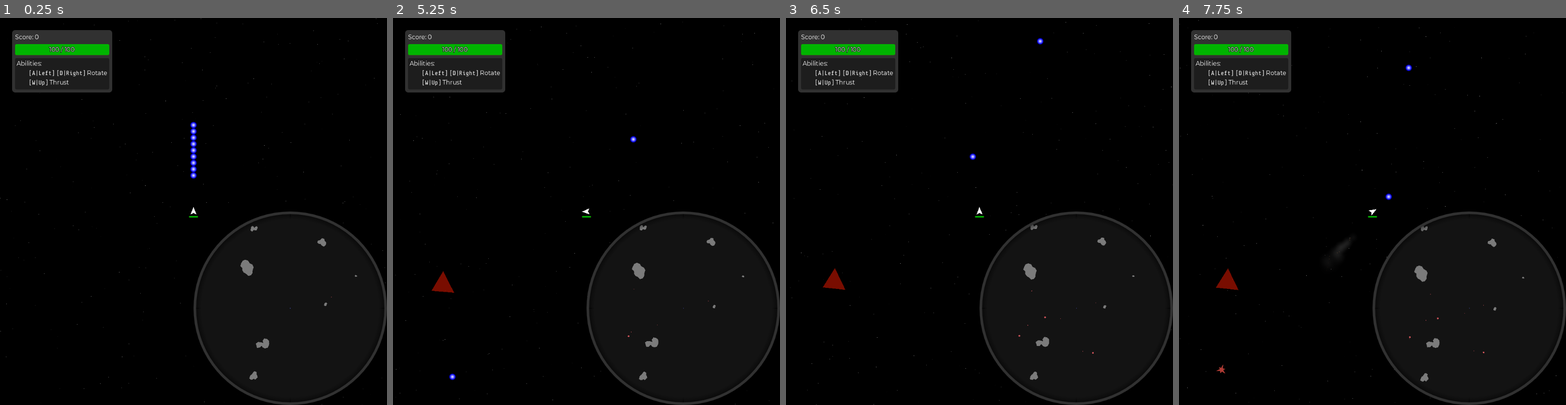
Above: before the commit, frames 1-4 (left to right).
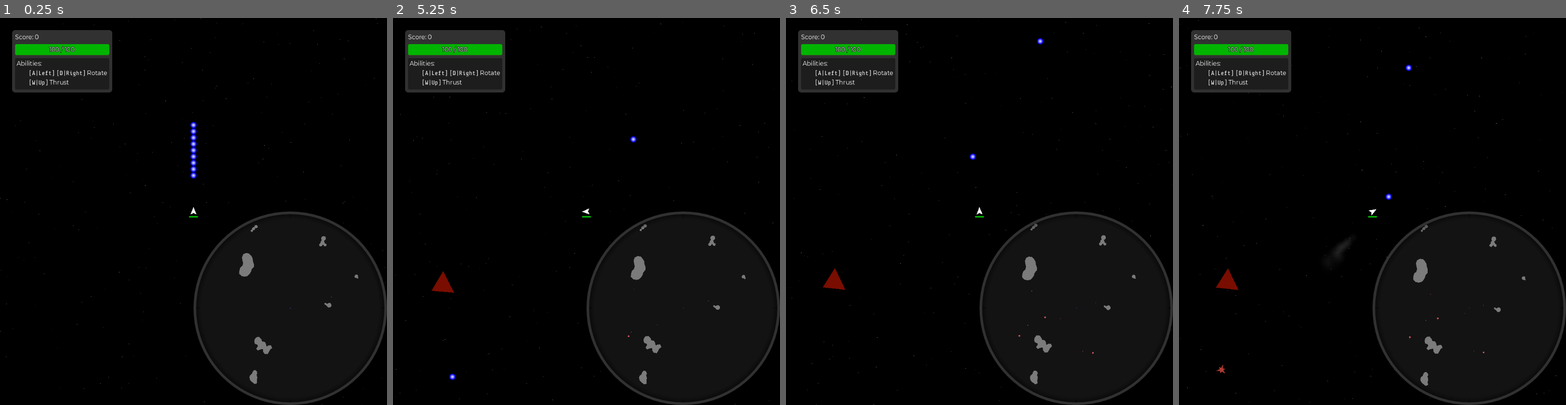
Above: after the commit, the same moments.

Repository: Trantarius/ArcadeGame
Game: Godot game, scene res://main.tscn
Two runs of this game, one before a commit and one after it. Both use one fixed random seed, a clock stepped at 60 frames per second and the inputs below. The engine's default icon, where the game draws it, is replaced by a stand-in: a white triangle on a blue panel in a dark square.
Inputs (mouse positions are in pixels of both pictures, inside the frame that each line leads up to):
- Up to frame 1 (0.25 s): no input
- Up to frame 2 (5.25 s): move the mouse to (671, 192) at 0.52 s; hold D (right) 0.53-1.28 s; move the mouse to (509, 230) at 1.27 s; hold S (back) 1.28-2.03 s; move the mouse to (625, 126) at 2.02 s; hold D (right) 2.03-2.78 s; tap Enter at 2.75 s; move the mouse to (567, 288) at 2.77 s; hold W (forward) 2.78-3.53 s; move the mouse to (702, 269) at 3.52 s; hold A (left) 3.53-5.03 s; move the mouse to (470, 153) at 4.27 s; move the mouse to (605, 211) at 5.02 s; hold S (back) from 5.03 s (still down)
- Up to frame 3 (6.5 s): move the mouse to (921, 114) at 5.77 s; release S (back) at 5.78 s; hold D (right) from 5.78 s (still down)
- Up to frame 4 (7.75 s): move the mouse to (1457, 192) at 6.52 s; release D (right) at 6.53 s; hold W (forward) 6.53-7.28 s; move the mouse to (1295, 230) at 7.27 s; hold D (right) from 7.28 s (still down)

The runs differ from the first frame. In frame 1, 0.3% of the frame differs, in the area x 61-93%, y 53-95%; in frame 2, 0.3%; in frame 3, 0.3%, in the area x 61-91%, y 53-95%; in frame 4, 0.3%.

Commit message:
asteroid avoidance

Diff:
--- a/asteroid/asteroid.gd
+++ b/asteroid/asteroid.gd
@@ -1,45 +1,24 @@
-@tool
 class_name Asteroid
 extends RigidBody2D
 
-@export var noise:FastNoiseLite:
-	set(to):
-		if(is_instance_valid(noise)):
-			noise.changed.disconnect(generate)
-		noise=to
-		noise.changed.connect(generate)
-		generate()
+@export var noise:FastNoiseLite
 
 ## Amount of deformation on the asteroid's shape.
-@export_range(0,1) var noise_strength:float:
-	set(to):
-		noise_strength=to
-		generate()
-
-## Size of the asteroid.
-@export var radius:float=256:
-	set(to):
-		radius=to
-		generate()
+@export_range(0,1) var noise_strength:float
+
+## Approximate size of the asteroid.
+@export var radius:float=256
 
 ## Maximum scaling of the shape along a single axis.
-@export_range(0,1) var stretch_limit:float=0.3:
-	set(to):
-		stretch_limit=to
-		generate()
+@export_range(0,1) var stretch_limit:float=0.3
 
 ## Minimum distance between adjacent points on the polygon.
-@export var resolution:float=16:
-	set(to):
-		if(to>8):
-			resolution=to
-			generate()
+@export var resolution:float=16
 
 ## A parameter to control the strength of the polygon complexity reduction.
-@export_range(0,0.2) var curvature_limit:float=0.01:
-	set(to):
-		curvature_limit=to
-		generate()
+@export_range(0,0.2) var curvature_limit:float=0.01
+
+@export_flags_avoidance var avoidance_layer:int
 
 var polygon:PackedVector2Array
 var polygon_low:PackedVector2Array
@@ -95,94 +74,149 @@
 	var done_signal:Signal = Signal(done_object, "done")
 
 	var thread_func:Callable=func()->void:
-		var poly:PackedVector2Array = []
+		var ret:Dictionary={&'poly':PackedVector2Array(), &'poly_low':PackedVector2Array(), &'chunks':Array(), &'time':Time.get_ticks_usec()}
 		var rand:RandomNumberGenerator = RandomNumberGenerator.new()
 		rand.seed = _noise.seed
 		var stretch:float = rand.randf()*_stretch_limit
 		var rot:float = TAU*rand.randf()
 		_noise.set_block_signals(true)
-		_noise.frequency = 4.0/_radius
+		_noise.frequency = 1.0/_radius
 		_noise.set_block_signals(false)
 
-		for s:int in range(8):
-			var subshape:PackedVector2Array=[]
-			var bias:Vector2 = Vector2(
-				rand.randf_range(-1,1)*_radius/2,
-				rand.randf_range(-1,1)*_radius/2)
-			bias *= Vector2(1+stretch,1-stretch)
-			bias = bias.rotated(rot)
-			for p:int in range(32):
-				var point:Vector2 = Vector2.from_angle(rand.randf()*TAU)*rand.randf()*_radius/2.5
-				subshape.push_back(point+bias)
-			subshape = Geometry2D.convex_hull(subshape)
-			poly = Geometry2D.merge_polygons(poly,subshape)[0]
-		poly = change_poly_resolution(poly,_radius/4)
-		var ret:Dictionary = {'poly_low':poly.duplicate()}
-
-		var normals:PackedVector2Array = calc_poly_normals(poly)
-		for n:int in range(poly.size()):
-			var nval:float = _noise.get_noise_2dv(poly[n])
-			poly[n] += normals[n] * nval * _noise_strength * _radius
-
-		poly = change_poly_resolution(poly,_resolution)
-
-		normals = calc_poly_normals(poly)
-		for n:int in range(poly.size()):
-			var nval:float = _noise.get_noise_2dv(poly[n])
-			poly[n] += normals[n] * nval * _noise_strength * _radius
-
-		poly = change_poly_resolution(poly,_resolution)
-		poly = optimize_curvature(poly,_curvature_limit)
-		if(is_polygon_self_intersecting(poly)):
-			poly=[]
-		ret['poly'] = poly
+		var chunk_count:int = rand.randi()%2 + rand.randi()%2 + rand.randi()%2 + rand.randi()%2 + 2
+		var max_chunk_radius:float = _radius*0.75
+		var min_chunk_radius:float = _radius*0.25
+		var chunk_verts:int = 16
+		var chunk_min_penetration_ratio:float = 1-cos(TAU/chunk_verts/2)
+		var chunk_max_penetration_ratio:float = 1
+
+		while(ret.chunks.size()<chunk_count):
+			var cpos:Vector2 = Vector2(rand.randfn(0,_radius/2),rand.randfn(0,_radius/2))
+			cpos = (cpos*Vector2(1+stretch,1-stretch)).rotated(rot)
+			var crad:float = rand.randf_range(min_chunk_radius,max_chunk_radius)
+			if(ret.chunks.is_empty()):
+				cpos=Vector2.ZERO
+				ret.chunks.push_back({&'position':cpos,&'radius':crad})
+			else:
+				var keep:bool = false
+				for other:Dictionary in ret.chunks:
+					var max_pen:float = min(crad,other.radius)*chunk_max_penetration_ratio
+					var min_pen:float = chunk_min_penetration_ratio*(crad+other.radius)
+					var pen:float = crad+other.radius - (cpos-other.position).length()
+					# must not exceed max_pen with any other chunk
+					if(pen>max_pen):
+						keep=false
+						break
+					# must exceed min_pen with exactly one other chunk
+					if(pen>min_pen):
+						if(keep):
+							keep=false
+							break
+						else:
+							keep=true
+				if(keep):
+					ret.chunks.push_back({&'position':cpos,&'radius':crad})
+
+		var avg_cpos:Vector2
+		var tot_weight:float
+		for chunk:Dictionary in ret.chunks:
+			avg_cpos += chunk.position * chunk.radius
+			tot_weight += chunk.radius
+		avg_cpos /= tot_weight
+		for chunk:Dictionary in ret.chunks:
+			chunk.position -= avg_cpos
+
+		var extent:float = 0
+		for chunk:Dictionary in ret.chunks:
+			extent=max(chunk.position.length()+chunk.radius,extent)
+		var rescale:float = _radius/extent
+		for chunk:Dictionary in ret.chunks:
+			chunk.position *= rescale
+			chunk.radius *= rescale
+
+		for chunk:Dictionary in ret.chunks:
+			var cpoly:PackedVector2Array
+			for v:int in range(chunk_verts):
+				cpoly.push_back(chunk.position + chunk.radius * Vector2.from_angle(v*TAU/chunk_verts))
+			ret.poly_low = Geometry2D.merge_polygons(ret.poly_low, cpoly)[0]
+		ret.poly_low = change_poly_resolution(ret.poly_low, _radius/4)
+
+		var normals:PackedVector2Array = calc_poly_normals(ret.poly_low)
+		for n:int in range(ret.poly_low.size()):
+			var nval:float = _noise.get_noise_2dv(ret.poly_low[n])
+			ret.poly_low[n] += normals[n] * nval * _noise_strength * _radius
+
+		ret.poly = change_poly_resolution(ret.poly_low,_resolution)
+
+		normals = calc_poly_normals(ret.poly)
+		for n:int in range(ret.poly.size()):
+			var nval:float = _noise.get_noise_2dv(ret.poly[n])
+			ret.poly[n] += normals[n] * nval * _noise_strength * _radius
+
+		ret.poly = change_poly_resolution(ret.poly,_resolution)
+		ret.poly = optimize_curvature(ret.poly,_curvature_limit)
+		if(is_polygon_self_intersecting(ret.poly)):
+			ret.poly.clear()
+		ret.time = Time.get_ticks_usec()-ret.time
 		done_object.call_deferred("emit_signal","done",ret)
 
 	WorkerThreadPool.add_task(thread_func)
 	return await done_signal
 
 # helps to de-duplicate generate calls that may overlap due to multi-threading/coroutines
-var _generate_queued:bool = false
 var _generate_running:bool = false
 
-func _enter_tree()->void:
-	if(_generate_queued && !_generate_running):
-		_generate_queued=false
-		generate()
+func _ready()->void:
+	generate()
 
 func generate()->void:
 
-	if(_generate_running || !is_inside_tree()):
-		_generate_queued=true
-		return
+	while(_generate_running):
+		await get_tree().physics_frame
+	_generate_running=true
 
 	# with the right parameters, a failed attempt is pretty rare, so just trying again with a new seed will probably fix it
 	const max_attempts:int=5
 
-	var polys:Dictionary = {'poly':[]}
+	var result:Dictionary
 	for a:int in range(max_attempts):
 
 		_generate_running=true
-		polys = await Asteroid.create_asteroid_polygon(
+		result = await Asteroid.create_asteroid_polygon(
 			noise,noise_strength,radius,stretch_limit,resolution,curvature_limit)
 		_generate_running=false
-		if(_generate_queued):
-			_generate_queued=false
-			generate()
-			return
-
-		if(polys.poly.is_empty()):
+
+		if(result.poly.is_empty()):
 			noise.set_block_signals(true)
 			noise.seed += 1
 			noise.set_block_signals(false)
 		else:
 			break
 
-	if(polys.poly.is_empty()):
+	if(result.poly.is_empty()):
 		push_error("Failed to create asteroid polygon after ",max_attempts," attempts")
-		return
-
-	$Interpolator/Polygon2D.polygon = polys.poly
-	$CollisionPolygon2D.polygon = polys.poly
-	polygon = polys.poly
-	polygon_low = polys.poly_low
+
+	else:
+		$Interpolator/Polygon2D.polygon = result.poly
+		$CollisionPolygon2D.polygon = result.poly
+		polygon = result.poly
+		polygon_low = result.poly_low
+
+		for child:Node in get_children(true):
+			if(child is NavigationObstacle2D):
+				child.queue_free()
+		for chunk:Dictionary in result.chunks:
+			var obs:NavigationObstacle2D = NavigationObstacle2D.new()
+			obs.avoidance_enabled=true
+			obs.avoidance_layers = avoidance_layer
+			obs.radius = chunk.radius
+			obs.position = chunk.position
+			obs.z_index=1
+			add_child(obs,false,Node.INTERNAL_MODE_BACK)
+
+	_generate_running=false
+
+func _physics_process(_delta: float) -> void:
+	for child:Node in get_children():
+		if(child is NavigationObstacle2D):
+			child.velocity = linear_velocity + (child.global_position - global_transform * center_of_mass).orthogonal()*angular_velocity
--- a/asteroid/asteroid.tscn
+++ b/asteroid/asteroid.tscn
@@ -7,7 +7,6 @@
 resource_local_to_scene = true
 seed = 3871
 frequency = 0.015625
-fractal_octaves = 3
 cellular_return_type = 0
 
 [sub_resource type="Gradient" id="Gradient_84e4i"]
--- a/classes/AI.gd
+++ b/classes/AI.gd
@@ -155,7 +155,7 @@
 			time=Util.game_time
 			post_update.emit()
 			if(debug_draw):
-				_draw_calls.push_back({'type':'line','start':Vector2.ZERO,'end':force,'color':Color(0.8,0.8,0,0.75),'global':false})
+				_draw_calls.push_back({'type':'line','start':Vector2.ZERO,'end':force,'color':Color(0.8,0.8,0.1,0.75),'global':false})
 				queue_redraw()
 
 func _exit_tree() -> void:
--- /dev/null
+++ b/test/asteroid_test.tscn
@@ -0,0 +1,60 @@
+[gd_scene load_steps=3 format=3 uid="uid://ckygff1jgddng"]
+
+[ext_resource type="PackedScene" uid="uid://d0upt6jghwnyf" path="res://asteroid/asteroid.tscn" id="1_orbyv"]
+
+[sub_resource type="GDScript" id="GDScript_bg0kd"]
+script/source = "extends Node2D
+
+@export var do_sample:bool = false
+@export var sample_size:int = 100
+
+func _ready() -> void:
+	if(do_sample):
+		var sample:Array
+		var time:float = 0
+		var chunk_count:float = 0
+		var extent_by_chunk_count:Array = []
+		for n:int in range(16):
+			extent_by_chunk_count.push_back([])
+		var extent:float = 0
+		var success:float = 0
+		for s:int in range(sample_size):
+			$Asteroid.noise.seed = randi()
+			var result:Dictionary = await Asteroid.create_asteroid_polygon($Asteroid.noise,$Asteroid.noise_strength,$Asteroid.radius,
+																		   $Asteroid.stretch_limit,$Asteroid.resolution,$Asteroid.curvature_limit)
+			time += result.time
+			chunk_count += result.chunks.size()
+			var max_extent:float = 0
+			for chunk:Dictionary in result.chunks:
+				var cextent:float = chunk.position.length() + chunk.radius
+				max_extent = max(max_extent,cextent)
+			extent += max_extent
+			extent_by_chunk_count[result.chunks.size()].push_back(max_extent)
+			if(!result.poly.is_empty()):
+				success += 1
+
+		print(\"Asteroid test:\")
+		print(\"time: %s us\"%[roundi(time/sample_size)])
+		print(\"success rate: %.2f%%\"%[100*success/sample_size])
+		print(\"chunk_count: %.2f\"%[chunk_count/sample_size])
+		print(\"extent: %.2f\"%[extent/sample_size])
+		var exts_str:String
+		for e:int in range(extent_by_chunk_count.size()):
+			if(!extent_by_chunk_count[e].is_empty()):
+				var avg:float = extent_by_chunk_count[e].reduce(func(a:float,b:float)->float: return a+b) / extent_by_chunk_count[e].size()
+				exts_str += '%s: %.2f\\t'%[e,avg]
+		print(exts_str)
+
+func _input(event: InputEvent) -> void:
+	if(event.is_action_pressed(\"attack_ability\")):
+		$Asteroid.noise.seed = randi()
+		$Asteroid.generate()
+"
+
+[node name="AsteroidTest" type="Node2D"]
+script = SubResource("GDScript_bg0kd")
+do_sample = true
+
+[node name="Asteroid" parent="." instance=ExtResource("1_orbyv")]
+
+[node name="Camera2D" type="Camera2D" parent="."]
